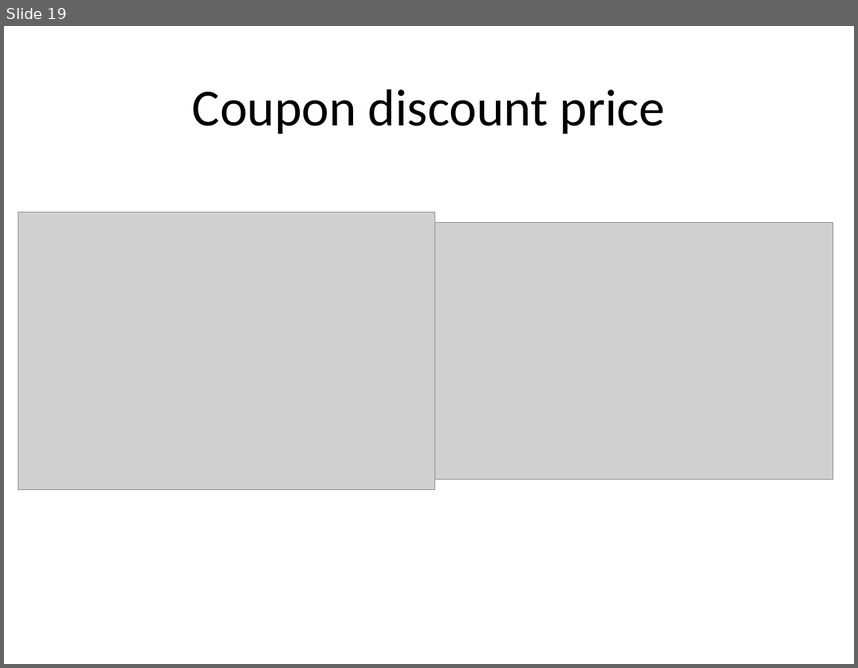
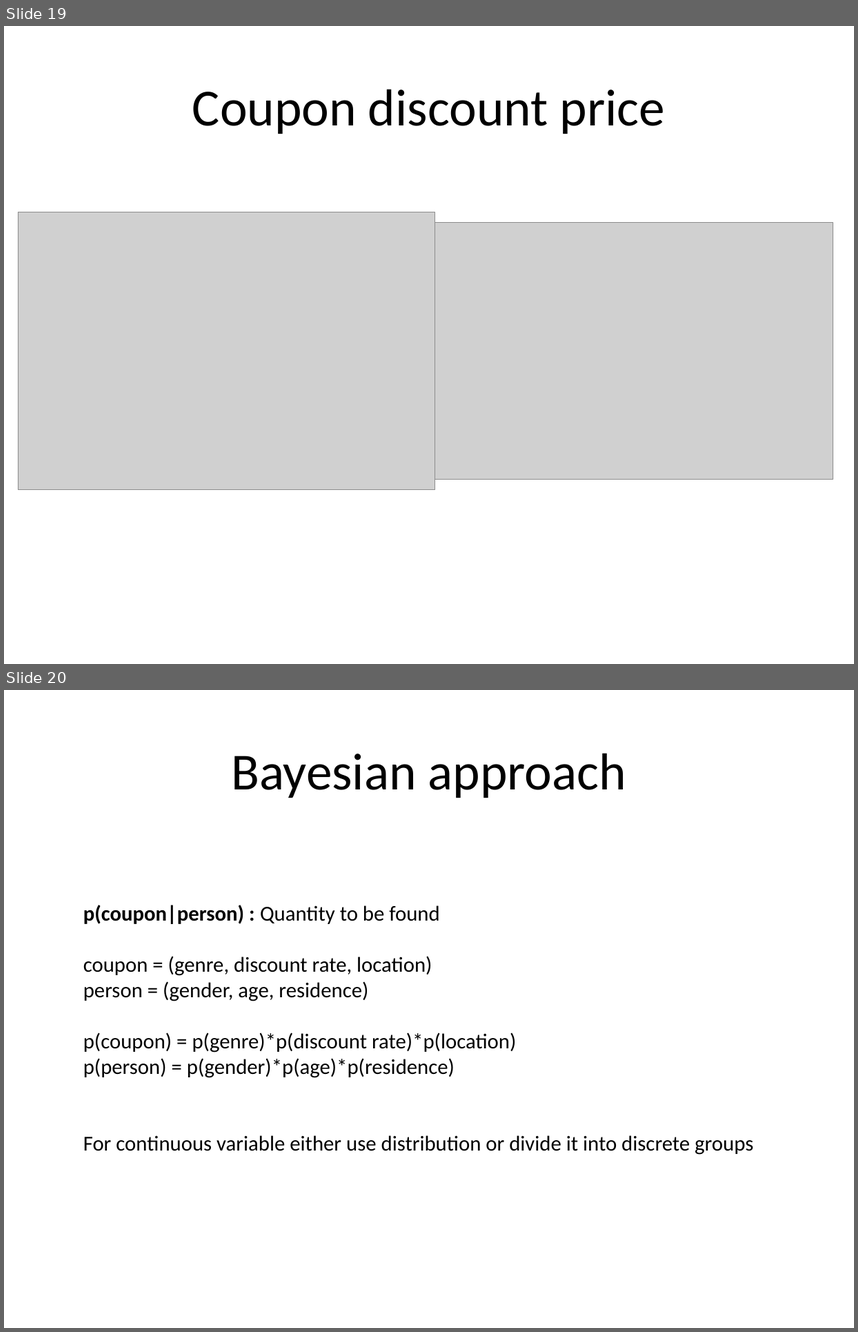
Before and after one commit to rkrtiwari/ponpare, a slide deck: exploratory_analysis.pptx. Shown one above the other, each under a label of ours: slide 19 before the commit, slides 19 and 20 after it. The pictures are 858x668 and 858x1332 pixels, drawn with LibreOffice and Linux fonts; fonts in the diff are those of the drawing; grey boxes stand for pictures. Boxes give left, top, right and bottom in pixels: in the first picture for what was removed or moved away, otherwise in the second. Text is boxed around its words. In the diff, an @@ line names an element or a change of style, - is before the commit and + after.

Commit message:
added bayesian implementation detail

```diff
--- a/exploratory_analysis.pptx
+++ b/exploratory_analysis.pptx
@@ slide 20 added at <box>4,690,854,1328</box>, background #FFFFFF @@
@@ title added at <box>231,753,626,798</box>, 44 pt, text #000000 @@
+Bayesian approach
@@ text added at <box>83,905,753,1154</box>, 18 pt, text #000000 @@
+p(coupon|person) : Quantity to be found
+coupon = (genre, discount rate, location)
+person = (gender, age, residence)
+p(coupon) = p(genre)*p(discount rate)*p(location)
+p(person) = p(gender)*p(age)*p(residence)
+For continuous variable either use distribution or divide it into discrete groups
```
Also in this commit, not shown: 4 other slides added.
